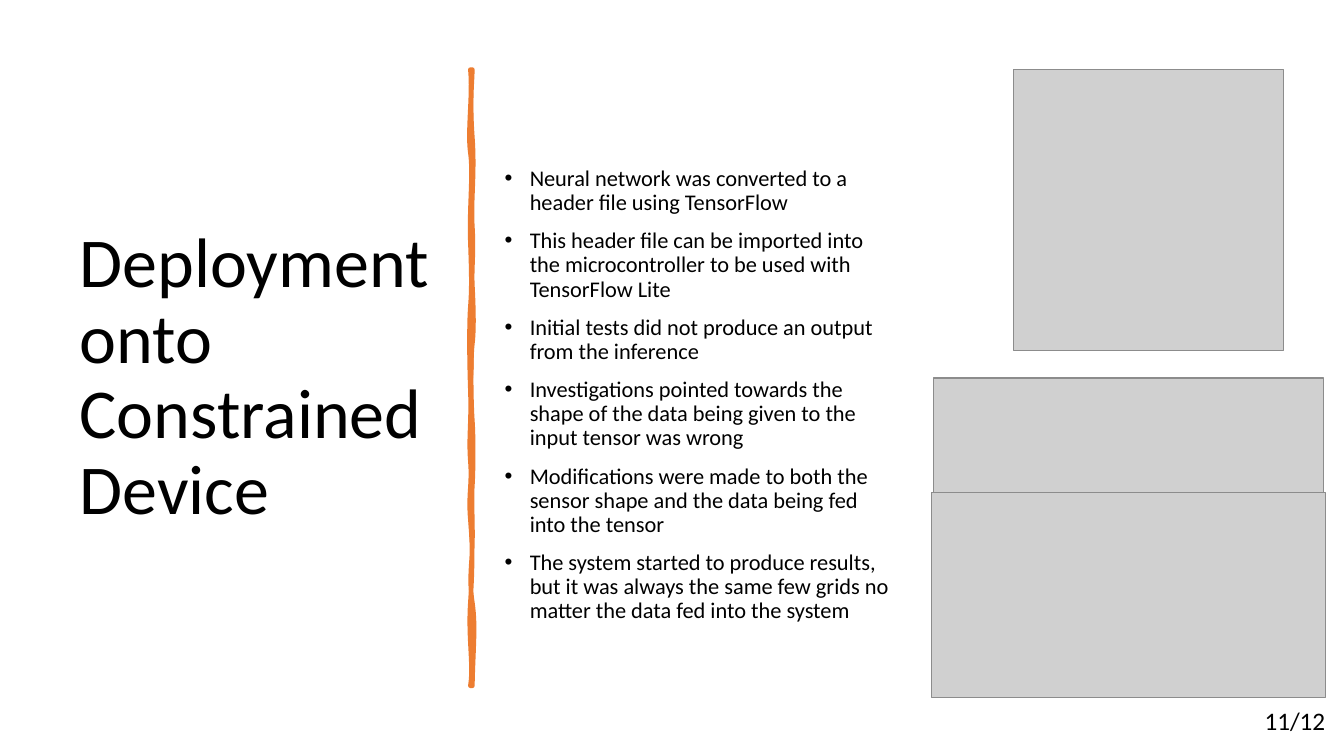
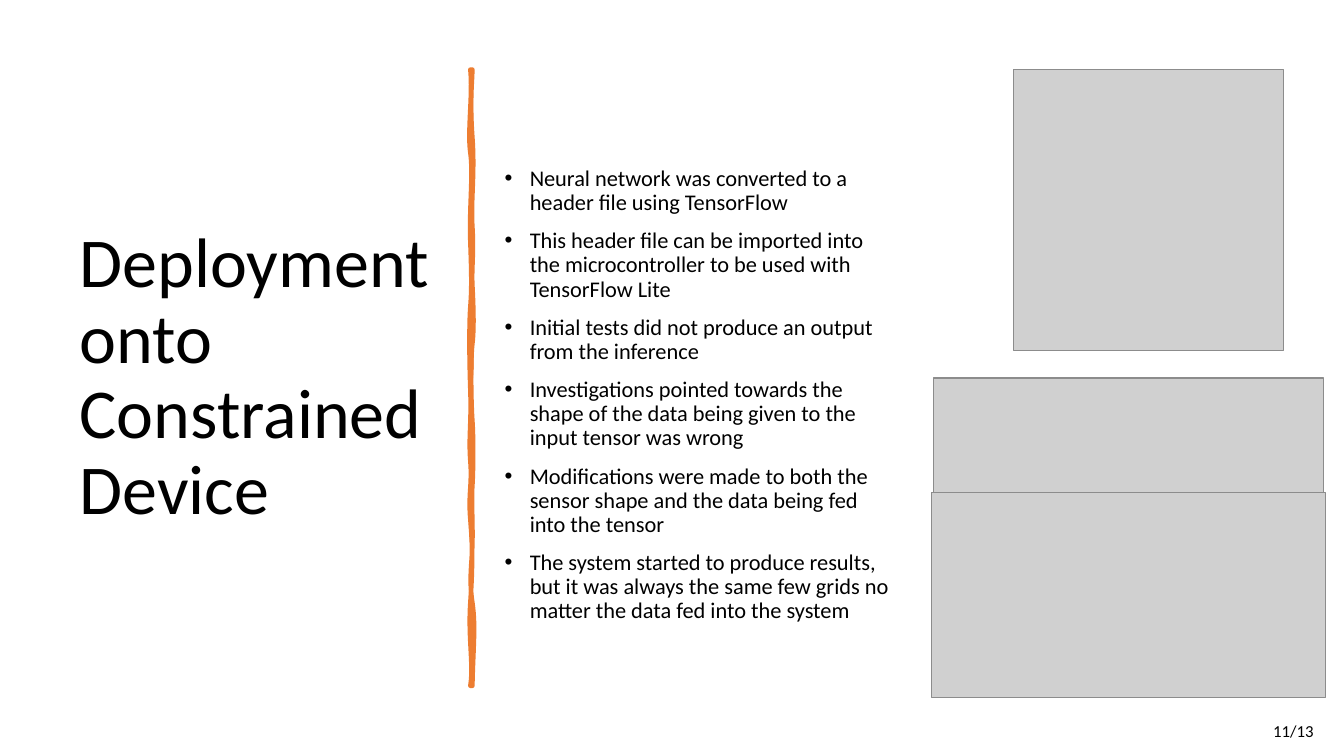
Before and after one commit to ofithcheallaigh/masters_project, a slide deck: slide 11 of Documentation/MSc Research Project Presentation.pptx (slide 12 before the commit). Drawn at 1344x756 pixels with LibreOffice and Linux fonts; fonts in the diff are those of the drawing; grey boxes stand for pictures. Boxes give left, top, right and bottom in pixels: in the first picture for what was removed or moved away, otherwise in the second. Text is boxed around its words. In the diff, an @@ line names an element or a change of style, - is before the commit and + after.

```diff
--- a/Documentation/MSc Research Project Presentation.pptx
+++ b/Documentation/MSc Research Project Presentation.pptx
@@ text at (x1=1273, y1=725, x2=1313, y2=738): text changed; size 18 to 12 pt @@
-11/12
+11/13
```
Also in this commit, not shown: 11 other slides changed, 1 slide added, 1 slide removed.
